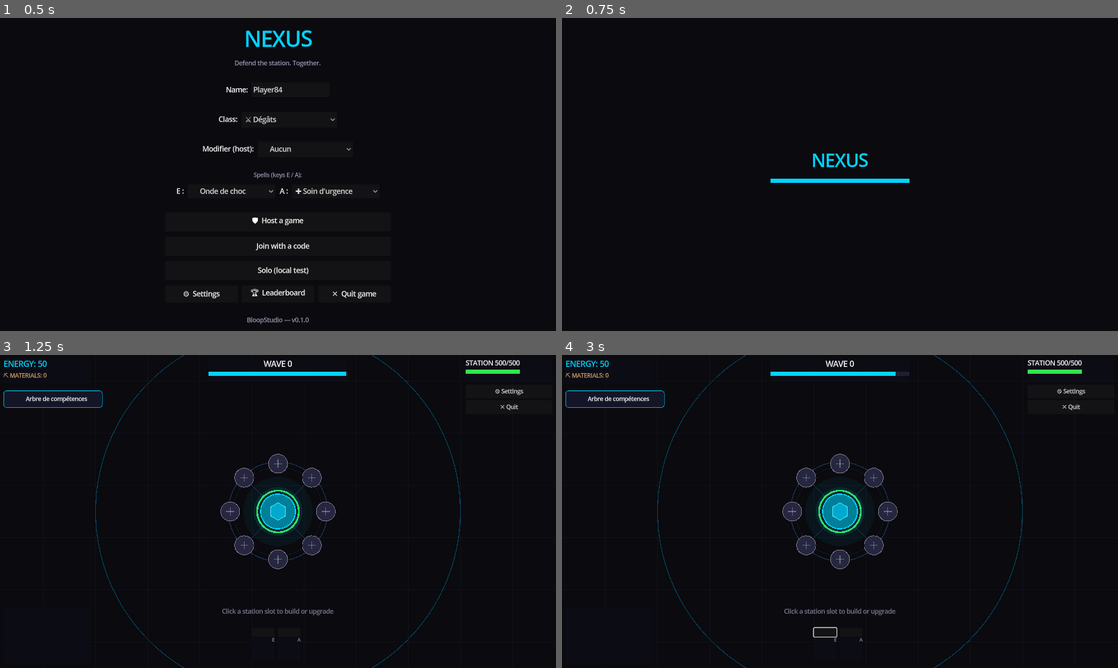
Above: before the commit, frames 1-4 (two rows, left to right).
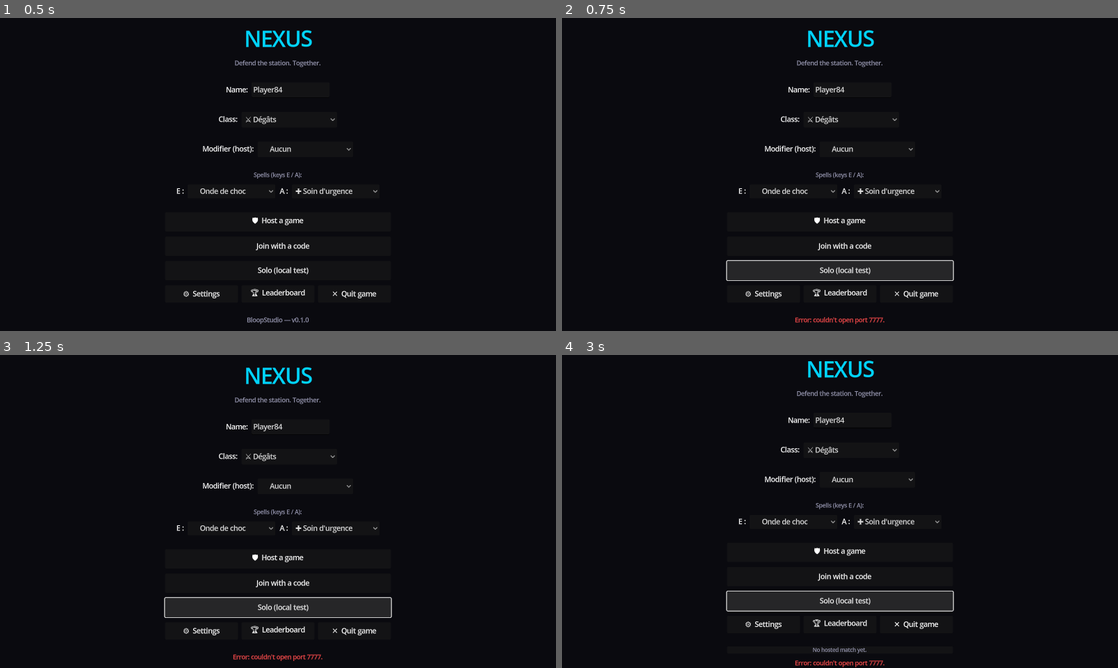
Above: after the commit, the same moments.

Repository: BloopStudio/NEXUS
Game: Godot game, scene res://scenes/main_menu.tscn
Two runs of this game, one before a commit and one after it. Both use one fixed random seed, a clock stepped at 60 frames per second and the inputs below.
Inputs (mouse positions are in pixels of both pictures, inside the frame that each line leads up to):
- Up to frame 1 (0.5 s): no input
- Up to frame 2 (0.75 s): click "🤖 Solo (local test)" at 0.5 s
- Up to frame 3 (1.25 s): no input
- Up to frame 4 (3 s): click (840, 608) at 1.25 s, where only the run after the commit has a clickable "🤖 Solo (local test)"; click (823, 633) at 2.02 s; click (840, 602) at 2.75 s, where only the run after the commit has a clickable "🤖 Solo (local test)"

Frame 1 is identical in both runs. In frame 2, 5.1% of the frame differs, in the area x 29-71%, y 3-98%; in frame 3, 8.9%; in frame 4, 9.2%, in the area x 0-95%, y 0-100%.

Commit message:
Unifie le Solo avec le chemin normal d'hébergement (plus de code dupliqué)
Suite au signalement d'un comportement différent entre solo et multi
après avoir joué l'un puis l'autre : le bouton "Solo" avait sa propre
implémentation séparée (host_game() puis GameState.reset() +
changement de scène en direct), qui ne passait jamais par
NetworkManager.start_game() — le même chemin que le bouton "Démarrer la
partie" utilise pour héberger avec de vrais joueurs. Deux implémentations
distinctes pour la même action ("démarrer une partie où on est tout
seul") pouvaient diverger silencieusement ; c'était déjà le cas
concrètement : le Solo ne coupait jamais la diffusion LAN au démarrage
(contrairement à start_game(), corrigé plus tôt), puisqu'il ne passait
jamais par le code qui le fait.

Solo appelle maintenant exactement le même NetworkManager.start_game()
que le bouton "Démarrer la partie" — il n'y a plus qu'un seul chemin de
code pour lancer une partie, que ce soit seul ou accompagné. Solo reste
un raccourci pratique (pas d'écran de code/lobby à traverser), mais
n'est plus une implémentation séparée en dessous.

Testé via un script solo qui vérifie que _on_solo_pressed() passe bien
par start_game() : la phase de jeu est réinitialisée comme le fait
_on_game_starting(), et la diffusion LAN est coupée comme le fait
_start_game_rpc() — deux effets que l'ancienne implémentation séparée
du Solo ne produisait jamais — ALL_ASSERTS_PASSED, fichiers de test
supprimés, compilation headless re-vérifiée propre.

Co-Authored-By: Claude Sonnet 5 <noreply@anthropic.com>
Claude-Session: https://claude.ai/code/session_01QbmrWrh6g49TsRp3uQrcMN

Diff:
--- a/scripts/ui/main_menu.gd
+++ b/scripts/ui/main_menu.gd
@@ -434,11 +434,21 @@
 	_party_code_panel.visible = false
 
 
+## Solo used to be its own hand-rolled shortcut (host_game() then jump
+## straight to GameState.reset()+change_scene, bypassing start_game()
+## entirely) — a second, less-exercised path that could drift from the
+## normal "host, then click Démarrer" flow (e.g. it never went through
+## _start_game_rpc, so it never stopped the LAN broadcast — see
+## NetworkManager.start_game). Solo is just "host, then start immediately
+## with only yourself in the lobby", so it now reuses that exact same call
+## instead of a separate implementation.
 func _on_solo_pressed() -> void:
 	_apply_player_name()
-	NetworkManager.host_game()
-	GameState.reset(_get_selected_mutator())
-	SceneLoader.change_scene("res://scenes/game.tscn")
+	var err := NetworkManager.host_game()
+	if err != OK:
+		_set_status(I18n.t("status.port_error"), C_ERROR)
+		return
+	NetworkManager.start_game(_get_selected_mutator())
 
 
 func _on_code_display_pressed() -> void:
